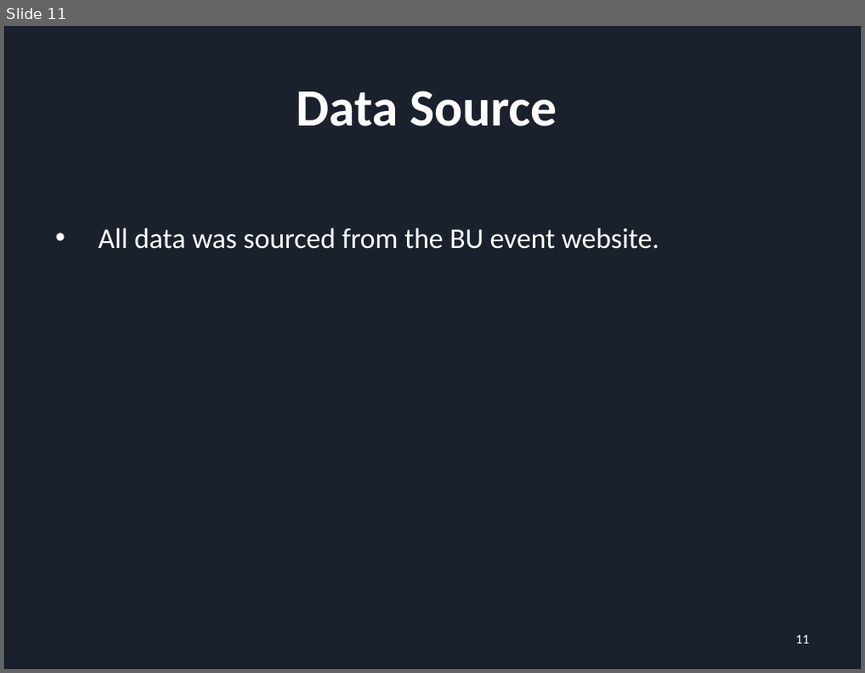
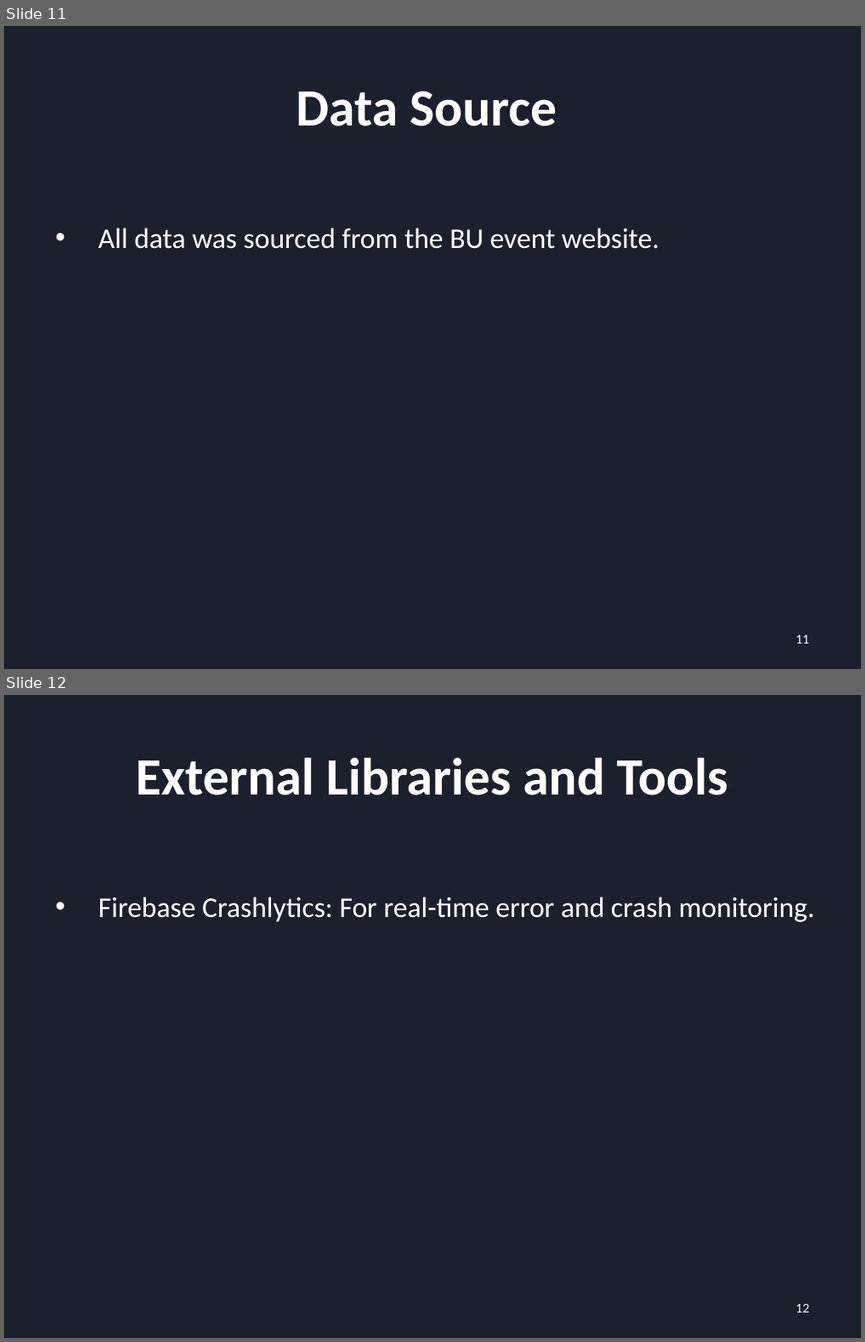
Before and after one commit to YuchenCao1/Jialong-Yuchen-Zihan-Team-BU-Event-Planer, a slide deck: First_PRE.pptx. Shown one above the other, each under a label of ours: slide 11 before the commit, slides 11 and 12 after it. The pictures are 865x673 and 865x1342 pixels, drawn with LibreOffice and Linux fonts; fonts in the diff are those of the drawing. Boxes give left, top, right and bottom in pixels: in the first picture for what was removed or moved away, otherwise in the second. Text is boxed around its words. In the diff, an @@ line names an element or a change of style, - is before the commit and + after.

```diff
--- a/First_PRE.pptx
+++ b/First_PRE.pptx
@@ slide 12 added at [4, 695, 861, 1338], background #1B212C @@
@@ title added at [136, 757, 728, 795], 44 pt, text #FFFFFF, bold @@
+External Libraries and Tools
@@ text added at [98, 896, 815, 922], 24 pt, text #FFFFFF @@
+• Firebase Crashlytics: For real-time error and crash monitoring.
@@ page number added at [795, 1304, 809, 1312], 10 pt, text #FFFFFF @@
+12
```
Also in this commit, not shown: 1 slide changed, 2 other files.
